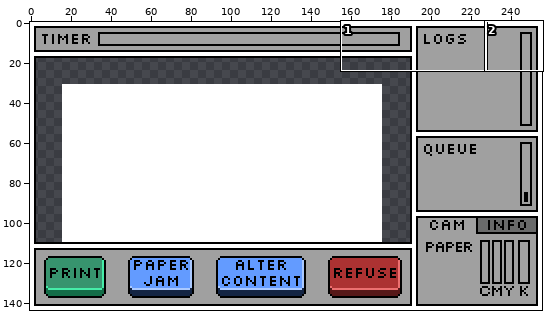
Two versions of one pixel-art file, Assets/Sprites/main_ui_prototype.ase. The first picture is a wide view before the edit; the outline marks the close-up.
Close-up. First the earlier version:
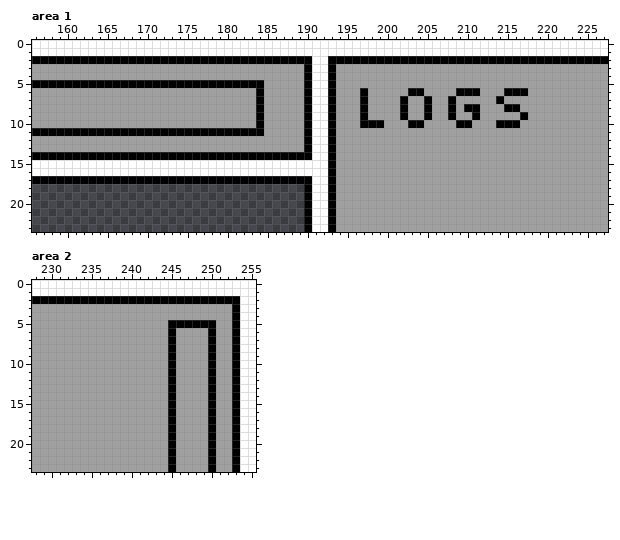
256x144 pixels, 1 frame. Shown: area 1: x 156..227, y 0..23; area 2: x 228..255, y 0..23.
The result:
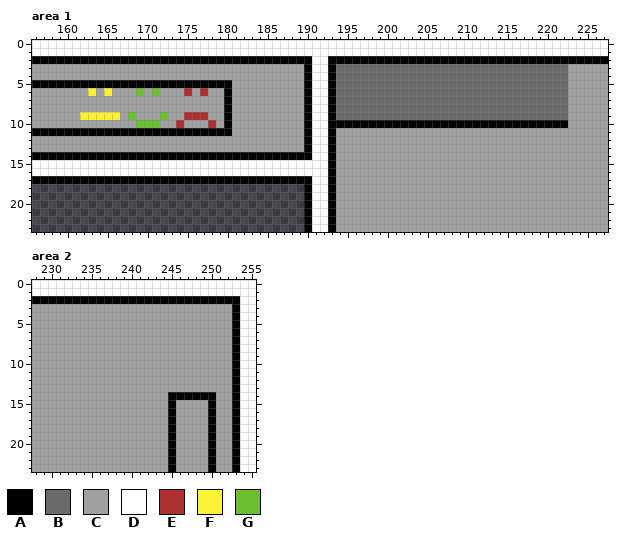
Palette (. is transparent): A #000000  B #696a6a  C #a0a0a0  D #ffffff  E #ac3232  F #fbf236  G #6abe30
What changed:
layer "Emojis" added
layer "Tabs Logs" added
Area 1, layers "Tabs Logs", "Emojis", "Timer":
y 3..4: x 194..222 CCCCCCCCCCCCCCCCCCCCCCCCCCCCC -> BBBBBBBBBBBBBBBBBBBBBBBBBBBBB
y 5: x 181..184 AAAA -> CCCC; x 194..222 CCCCCCCCCCCCCCCCCCCCCCCCCCCCC -> BBBBBBBBBBBBBBBBBBBBBBBBBBBBB
y 6: x 163 C -> F; x 165 C -> F; x 169 C -> G; x 171 C -> G; x 175 C -> E; x 177 C -> E; x 180 C -> A; x 184 A -> C; x 194..222 CCCACCCCCAACCCCAAACCCAAACCCCC -> BBBBBBBBBBBBBBBBBBBBBBBBBBBBB
y 7: x 180 C -> A; x 184 A -> C; x 194..222 CCCACCCCACCACCACCCCCACCCCCCCC -> BBBBBBBBBBBBBBBBBBBBBBBBBBBBB
y 8: x 180 C -> A; x 184 A -> C; x 194..222 CCCACCCCACCACCACAACCCAACCCCCC -> BBBBBBBBBBBBBBBBBBBBBBBBBBBBB
y 9: x 162..166 CCCCC -> FFFFF; x 168 C -> G; x 172 C -> G; x 175..177 CCC -> EEE; x 180 C -> A; x 184 A -> C; x 194..222 CCCACCCCACCACCACCACCCCCACCCCC -> BBBBBBBBBBBBBBBBBBBBBBBBBBBBB
y 10: x 169..171 CCC -> GGG; x 174 C -> E; x 178 C -> E; x 180 C -> A; x 184 A -> C; x 194..196 CCC -> AAA; x 200..202 CCC -> AAA; x 205..208 CCCC -> AAAA; x 211..213 CCC -> AAA; x 217..222 CCCCCC -> AAAAAA
y 11: x 181..184 AAAA -> CCCC
Area 2, layer "LogsScrollBar":
y 5: x 245..250 AAAAAA -> CCCCCC
y 6..13: x 245 A -> C; x 250 A -> C
y 14: x 246..249 CCCC -> AAAA
Changed places in both close-ups, as pixel boxes (x1, y1, x2, y2):
changed: (336, 64, 568, 128)
changed: (80, 80, 264, 136)
changed: (168, 320, 216, 400)
